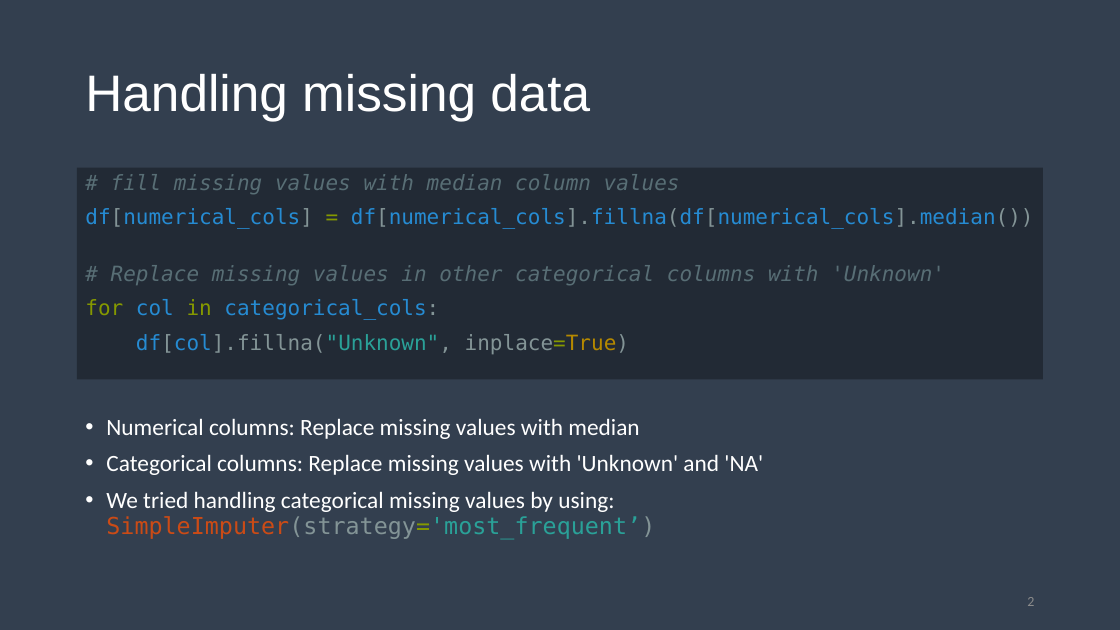
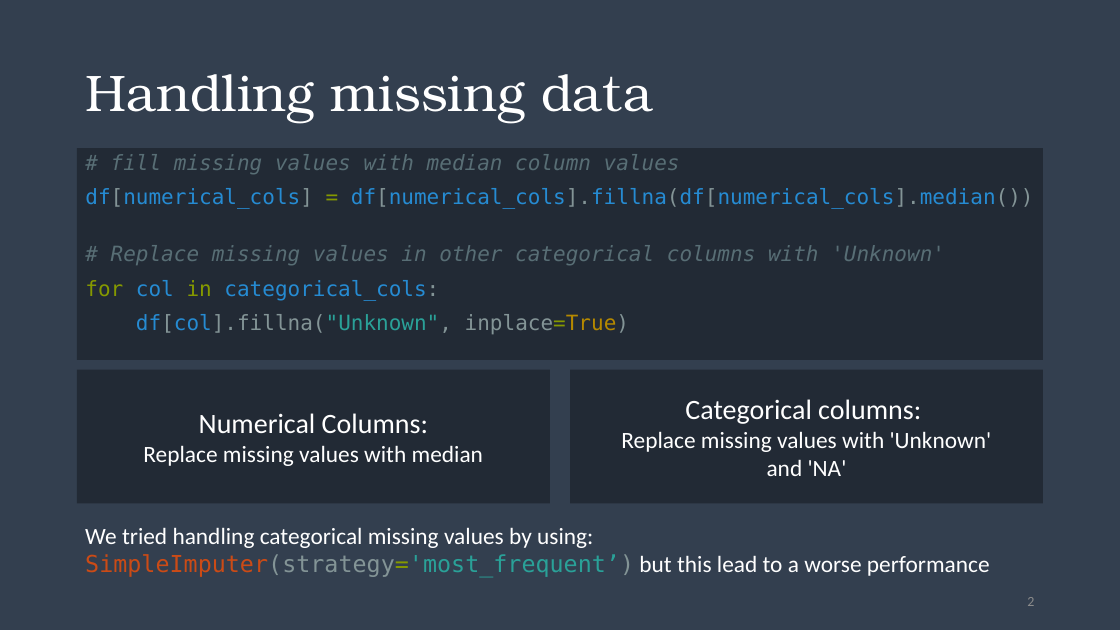
Before and after one commit to liamti5/Real-Estate-Price-Class-Estimation-UZH, a slide deck: slide 2 of Introduction to Machine Learning.pptx. Drawn at 1120x630 pixels with LibreOffice and Linux fonts; fonts in the diff are those of the drawing. Boxes give left, top, right and bottom in pixels: in the first picture for what was removed or moved away, otherwise in the second. Text is boxed around its words. In the diff, an @@ line names an element or a change of style, - is before the commit and + after.

```diff
--- a/Introduction to Machine Learning.pptx
+++ b/Introduction to Machine Learning.pptx
@@ title "Handling missing data" at (85,74,653,123): font Arial to TeX Gyre Bonum @@
@@ text "# fill missing values with ...": place and size @@
-text "# fill missing values with ..." at (77,168,1044,380)
+text "# fill missing values with ..." at (77,148,1044,360)
@@ rectangle added at (77,370,550,503), fill #222A35 @@
@@ rectangle added at (571,370,1044,503), fill #222A35 @@
@@ text added at (143,413,483,466), 20 pt, text #FFFFFF @@
+Numerical Columns:
+Replace missing values with median
@@ text added at (621,399,992,476), 20 pt, text #FFFFFF @@
+Categorical columns:
+Replace missing values with 'Unknown' and 'NA'
@@ text at (85,527,990,578): text changed @@
-• Numerical columns: Replace missing values with median
-• Categorical columns: Replace missing values with 'Unknown' and 'NA'
-• We tried handling categorical missing values by using: SimpleImputer(strategy='most_frequent’)
+We tried handling categorical missing values by using: SimpleImputer(strategy='most_frequent’) but this lead to a worse performance
```
Also in this commit, not shown: 8 other slides changed, 1 slide added, 2 other files.
